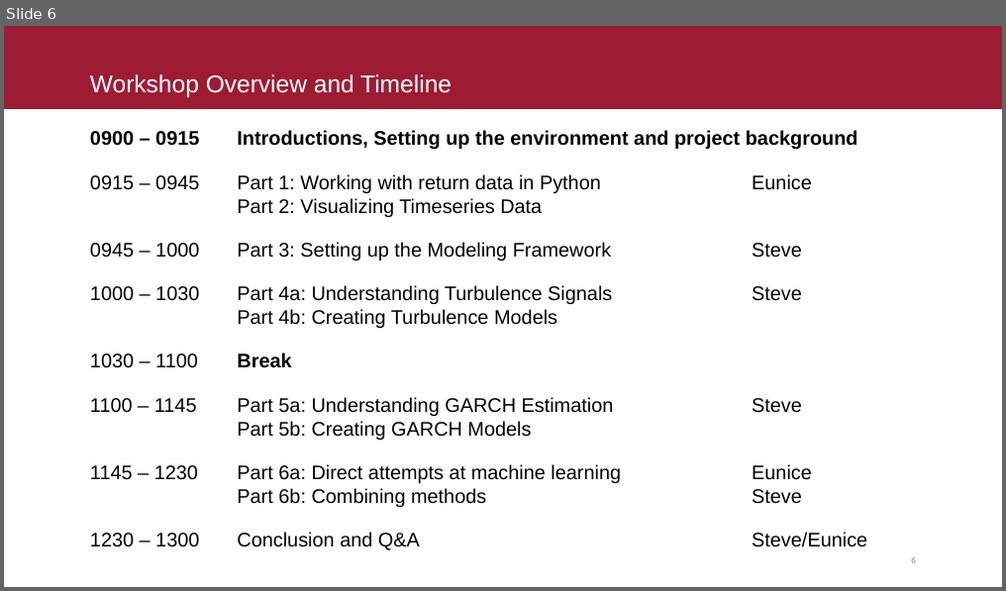
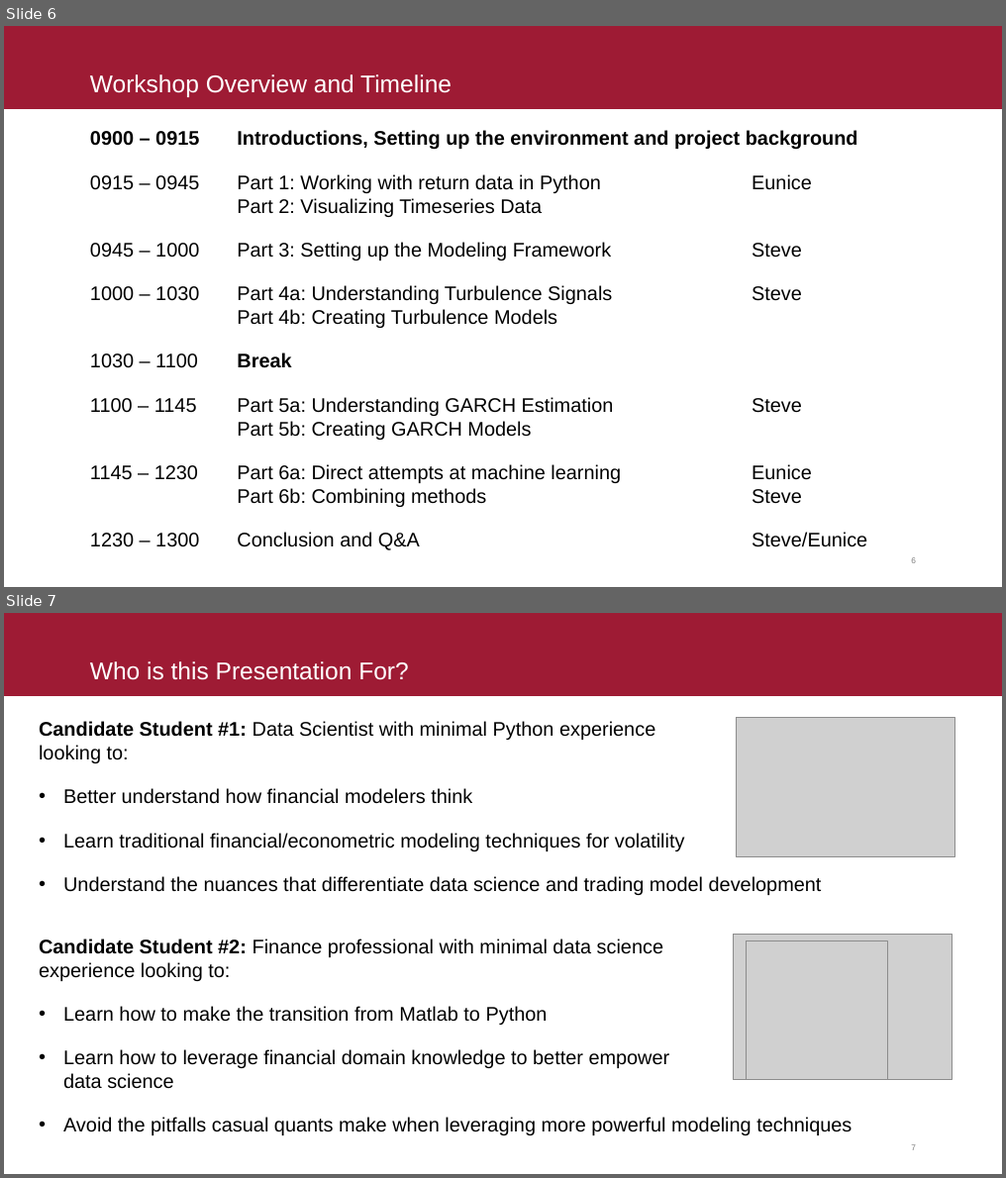
Before and after one commit to fintechsteve/modeling-volatility, a slide deck: Presentation/ODSC Modeling Volatility - Lawrence Hameyie-Sanon.pptx. Shown one above the other, each under a label of ours: slide 6 before the commit, slides 6 and 7 after it. The pictures are 1006x591 and 1006x1178 pixels, drawn with LibreOffice and Linux fonts; fonts in the diff are those of the drawing; grey boxes stand for pictures. Boxes give left, top, right and bottom in pixels: in the first picture for what was removed or moved away, otherwise in the second. Text is boxed around its words. In the diff, an @@ line names an element or a change of style, - is before the commit and + after.

Commit message:
Updated Presentation

```diff
--- a/Presentation/ODSC Modeling Volatility - Lawrence Hameyie-Sanon.pptx
+++ b/Presentation/ODSC Modeling Volatility - Lawrence Hameyie-Sanon.pptx
@@ slide 7 added at box(4, 613, 1002, 1174), background #FFFFFF; not listed: 2 template elements that a slide beside it also shows @@
@@ title added at box(90, 662, 408, 680), 26.5 pt, text #FFFFFF @@
+Who is this Presentation For?
@@ text added at box(39, 721, 822, 895), 21.5 pt, text #000000 @@
+Candidate Student #1: Data Scientist with minimal Python experience
+looking to:
+• Better understand how financial modelers think
+• Learn traditional financial/econometric modeling techniques for volatility
+• Understand the nuances that differentiate data science and trading model development
@@ picture added at box(736, 717, 954, 858) @@
@@ text added at box(39, 939, 851, 1136), 21.5 pt, text #000000 @@
+Candidate Student #2: Finance professional with minimal data science
+experience looking to:
+• Learn how to make the transition from Matlab to Python
+• Learn how to leverage financial domain knowledge to better empower
+  data science
+• Avoid the pitfalls casual quants make when leveraging more powerful modeling techniques
@@ picture added at box(733, 934, 951, 1080) @@
@@ picture added at box(746, 942, 888, 1080) @@
```
Also in this commit, not shown: 18 other slides added.
